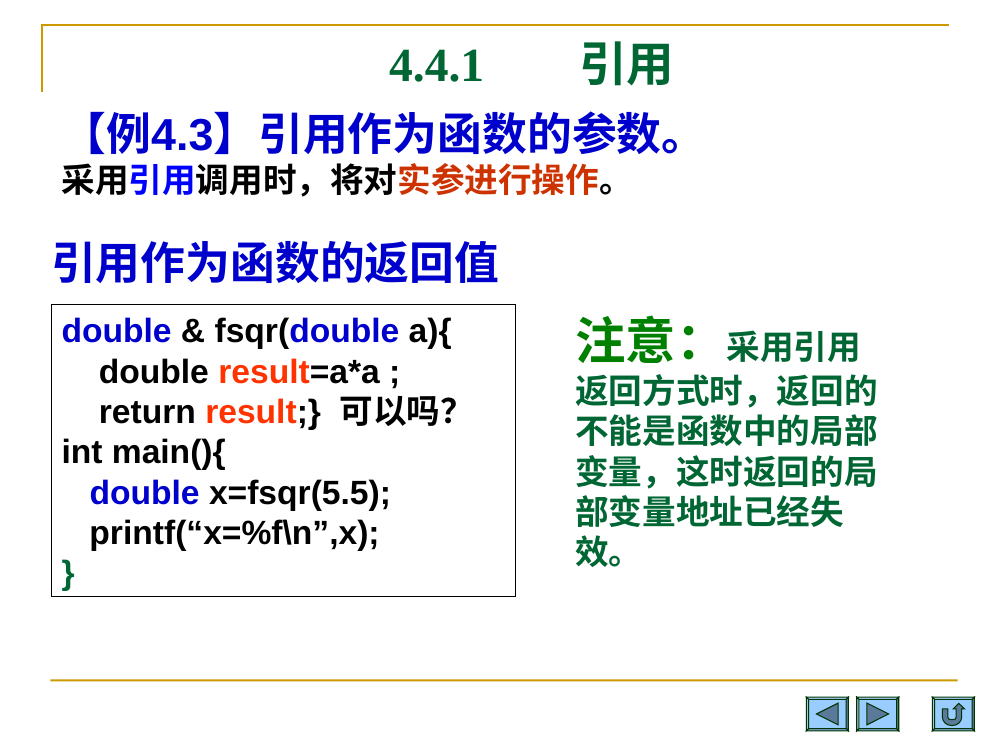
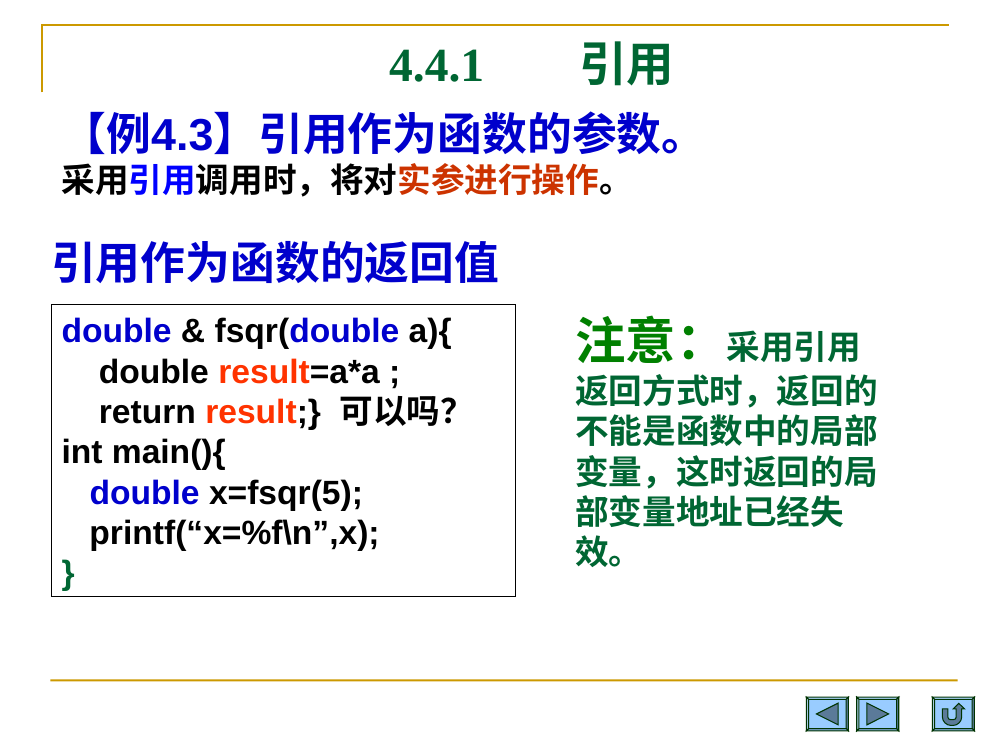
Before and after one commit to Changhe160/Changhe160.github.io, a slide deck: slide 30 of teachingRes/Cplusplus/unit04类与对象.ppt. Drawn at 1008x756 pixels with LibreOffice and Linux fonts; fonts in the diff are those of the drawing. Boxes give left, top, right and bottom in pixels: in the first picture for what was removed or moved away, otherwise in the second. Text is boxed around its words. In the diff, an @@ line names an element or a change of style, - is before the commit and + after.

Commit message:
update

```diff
--- a/teachingRes/Cplusplus/unit04类与对象.ppt
+++ b/teachingRes/Cplusplus/unit04类与对象.ppt
@@ text in rectangle at [90,479,363,511]: text changed @@
-double x=fsqr(5.5);
+double x=fsqr(5);
```
